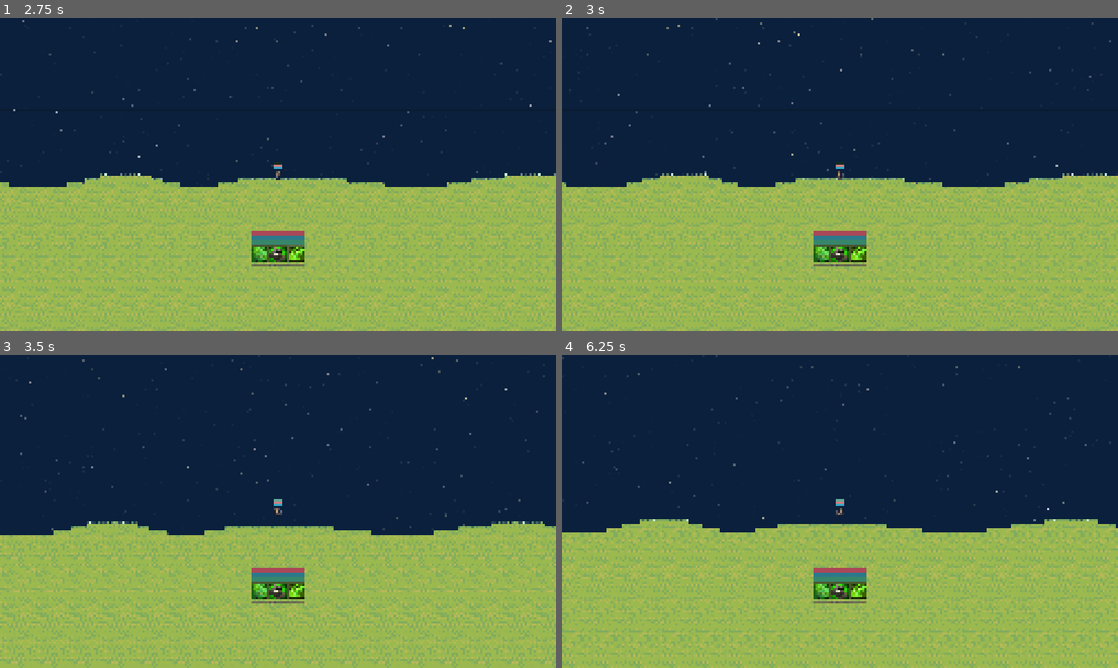
Above: before the commit, frames 1-4 (two rows, left to right).
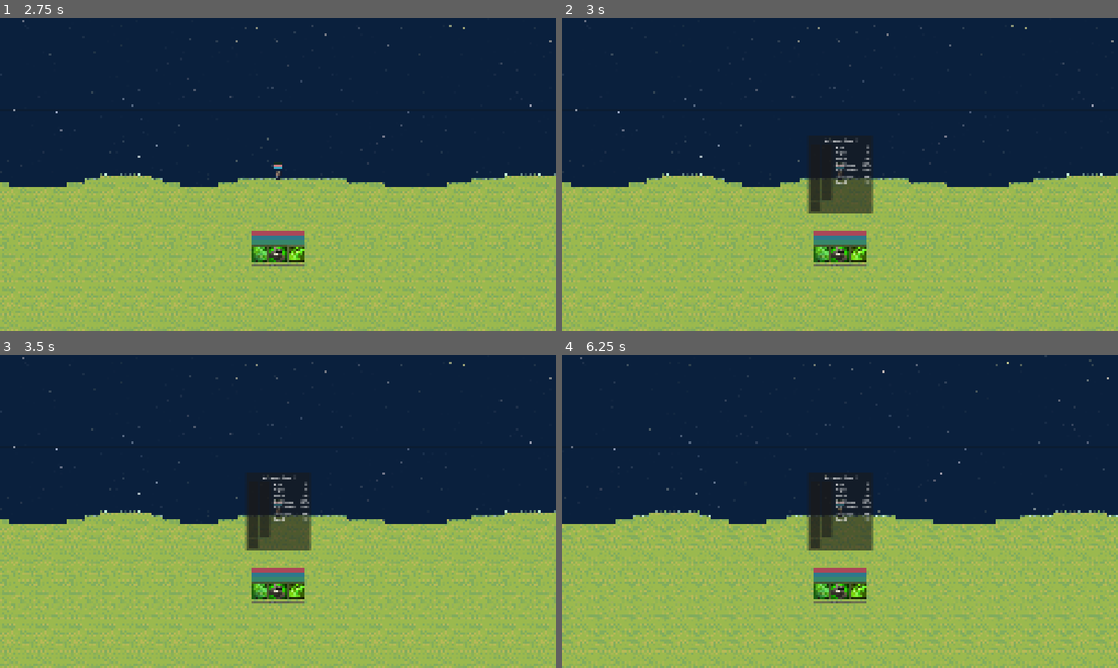
Above: after the commit, the same moments.

Repository: NicholasIzosimov/2D-Platformer
Game: Godot game, scene res://Scenes/combat_scene.tscn
Same seed, same stepped clock (60 frames per second), same inputs: the game is played once before the commit and once after it.
Inputs (mouse positions are in pixels of both pictures, inside the frame that each line leads up to):
- Up to frame 1 (2.75 s): click (261, 252) at 0.5 s; click (278, 252) at 1.27 s; click (294, 252) at 2.02 s
- Up to frame 2 (3 s): tap Enter at 2.75 s; move the mouse to (962, 158) at 2.77 s; hold Right (move_right) from 2.78 s (still down); hold C (character_pane, bound only after the commit) from 2.78 s (still down); click (962, 158) at 2.92 s
- Up to frame 3 (3.5 s): keep holding Right (move_right); keep holding C (character_pane, bound only after the commit); tap Space (jump) at 3.02 s
- Up to frame 4 (6.25 s): release Right (move_right) at 3.5 s; release C (character_pane, bound only after the commit) at 3.5 s; drag from (728, 527) to (840, 502) at 3.52 s; tap Space (jump) at 4.25, 6.02 s; move the mouse to (895, 442) at 4.27 s; hold Right (move_right) 4.28-5 s; hold C (character_pane, bound only after the commit) 4.28-5 s; tap Tab (tab_target) at 4.35 s; drag from (812, 574) to (840, 511) at 5.02 s; tap Enter at 5.75 s; move the mouse to (1006, 558) at 5.77 s; hold A (move_left) from 5.78 s (still down); hold C (character_pane, bound only after the commit) from 5.78 s (still down)

Frame 1 is identical in both runs. In frame 2, 11% of the frame differs, in the area x 0-100%, y 0-100%; in frame 3, 17%; in frame 4, 19%.

Commit message:
Character pane, stats list, vigor

Diff:
--- a/Resources/Classes/malefactor.tres
+++ b/Resources/Classes/malefactor.tres
@@ -12,5 +12,5 @@
 name = "Malefactor"
 abilities = Array[ExtResource("1_ypp7p")]([ExtResource("2_s82rk"), ExtResource("4_s82rk"), ExtResource("3_slkvj")])
 power = ExtResource("5_m5ek2")
-primary_stat_name = "Virulence"
+primary_stat_name = "Magic"
 metadata/_custom_type_script = "uid://bblgktlu50lqb"
--- a/Resources/Powers/bile.tres
+++ b/Resources/Powers/bile.tres
@@ -4,5 +4,5 @@
 
 [resource]
 script = ExtResource("1_4ithy")
-name = "Bile"
+name = "Mana"
 metadata/_custom_type_script = "uid://s0hm6vu1m0mo"
--- /dev/null
+++ b/Scenes/character_pane.tscn
@@ -0,0 +1,53 @@
+[gd_scene format=3 uid="uid://dy7tq4pgrtl6q"]
+
+[ext_resource type="Script" uid="uid://chxuxur83wgkd" path="res://Scripts/character_pane.gd" id="1_um2kk"]
+[ext_resource type="PackedScene" uid="uid://cr3sddidhicqq" path="res://Scenes/gear_slot.tscn" id="2_0w2kf"]
+
+[node name="CharacterPane" type="PanelContainer" unique_id=1357765377]
+anchors_preset = 8
+anchor_left = 0.5
+anchor_top = 0.5
+anchor_right = 0.5
+anchor_bottom = 0.5
+offset_left = -50.5
+offset_top = -27.5
+offset_right = 50.5
+offset_bottom = 27.5
+grow_horizontal = 2
+grow_vertical = 2
+script = ExtResource("1_um2kk")
+gear_slot_scene = ExtResource("2_0w2kf")
+slot_order = Array[int]([0, 1, 2, 3, 4, 5, 6, 7, 8, 9, 10])
+
+[node name="MarginContainer" type="MarginContainer" parent="." unique_id=1764790240]
+layout_mode = 2
+theme_override_constants/margin_left = 12
+theme_override_constants/margin_top = 12
+theme_override_constants/margin_right = 12
+theme_override_constants/margin_bottom = 12
+
+[node name="Layout" type="VBoxContainer" parent="MarginContainer" unique_id=205596124]
+layout_mode = 2
+theme_override_constants/separation = 8
+
+[node name="Title" type="Label" parent="MarginContainer/Layout" unique_id=211798060]
+unique_name_in_owner = true
+layout_mode = 2
+text = "Character"
+horizontal_alignment = 1
+
+[node name="Body" type="HBoxContainer" parent="MarginContainer/Layout" unique_id=1586254438]
+layout_mode = 2
+theme_override_constants/separation = 16
+
+[node name="GearSlots" type="GridContainer" parent="MarginContainer/Layout/Body" unique_id=619495329]
+unique_name_in_owner = true
+layout_mode = 2
+theme_override_constants/h_separation = 4
+theme_override_constants/v_separation = 4
+columns = 2
+
+[node name="Stats" type="GridContainer" parent="MarginContainer/Layout/Body" unique_id=559127851]
+unique_name_in_owner = true
+layout_mode = 2
+columns = 2
--- a/Scenes/combat_scene.tscn
+++ b/Scenes/combat_scene.tscn
@@ -6,6 +6,7 @@
 [ext_resource type="PackedScene" uid="uid://b0eqcr5beyybg" path="res://Scenes/Enemy.tscn" id="2_2ip8y"]
 [ext_resource type="Script" uid="uid://c1f27rlg282ua" path="res://Scripts/error_text.gd" id="2_vtehv"]
 [ext_resource type="Script" uid="uid://cqlwpi23btuns" path="res://Scripts/player_combat_controller.gd" id="4_7uj85"]
+[ext_resource type="PackedScene" uid="uid://dy7tq4pgrtl6q" path="res://Scenes/character_pane.tscn" id="4_efsqc"]
 [ext_resource type="Script" uid="uid://yti72ecb3xss" path="res://Scripts/enemy_spawner.gd" id="6_vtehv"]
 [ext_resource type="Script" uid="uid://yon5ea1deaj3" path="res://Scripts/debug_tools.gd" id="7_loea4"]
 [ext_resource type="Texture2D" uid="uid://h0prnvh3rwo0" path="res://Assets/Tiny Swords (Free Pack)/Terrain/Tileset/Tilemap_color1.png" id="8_sv7pb"]
@@ -131,6 +132,8 @@
 anchors_preset = -1
 offset_bottom = -275.0
 
+[node name="CharacterPane" parent="CanvasLayer" unique_id=1357765377 instance=ExtResource("4_efsqc")]
+
 [node name="ErrorText" type="Label" parent="CanvasLayer" unique_id=1617025841]
 anchors_preset = -1
 anchor_left = 0.5
--- a/Scripts/ResourceScripts/unit_data.gd
+++ b/Scripts/ResourceScripts/unit_data.gd
@@ -17,3 +17,4 @@
 @export var base_move_speed: float
 @export var base_haste: float
 @export var xp_reward: float = 10.0
+@export var base_vigor: float = 0.0
--- a/Scripts/ResourceScripts/unit_stats.gd
+++ b/Scripts/ResourceScripts/unit_stats.gd
@@ -2,6 +2,7 @@
 
 const ARMOR_K: float = 400.0
 const ARMOR_MAX: float = 0.75
+const HEALTH_PER_VIGOR: float = 10.0
 @export var unit_data: UnitData
 var current_primary_stat: float
 var power_data: PowerData
@@ -10,6 +11,7 @@
 var current_power_generation: float
 var current_health: float
 var max_health: float
+var current_vigor: float
 var current_armor: float
 var current_block_chance: float
 var current_crit_chance: float
@@ -30,8 +32,9 @@
 signal attack_missed
 
 func _ready() -> void:
-	current_health = unit_data.base_health
-	max_health = unit_data.base_health
+	current_vigor = unit_data.base_vigor
+	max_health = unit_data.base_health + current_vigor * HEALTH_PER_VIGOR
+	current_health = max_health
 	current_primary_stat = unit_data.base_primary_stat
 	current_armor = unit_data.base_armor
 	current_damage_reduction = unit_data.base_damage_reduction
@@ -90,12 +93,14 @@
 	current_damage_reduction += amount
 func modify_primary_stat(amount: float) -> void:
 	current_primary_stat += amount
+func modify_vigor(amount: float) -> void:
+	current_vigor += amount
+	modify_max_health(amount * HEALTH_PER_VIGOR)
 
 func take_damage(raw_damage: float, crit_multiplier: float = 1.0) -> void:
 	if is_dead:
 		return
-	var armor: float = max(current_armor, 0.0)
-	var armor_reduction: float = ARMOR_MAX * armor / (armor + ARMOR_K)
+	var armor_reduction: float = get_armor_reduction()
 	var damage: float = raw_damage * crit_multiplier
 	damage *= 1.0 - armor_reduction
 	damage *= 1.0 - clamp(current_damage_reduction, 0.0, 100.0) / 100.0
@@ -115,3 +120,7 @@
 		return
 	current_health = max_health
 	health_changed.emit(0.0)
+
+func get_armor_reduction() -> float:
+	var armor: float = max(current_armor, 0.0)
+	return ARMOR_MAX * armor / (armor + ARMOR_K)
--- a/Scripts/States/player_state.gd
+++ b/Scripts/States/player_state.gd
@@ -22,6 +22,7 @@
 var level: int = 1
 var xp: float = 0.0
 var talent_points: int = 0
+var bonus_vigor: float = 0.0
 
 const XP_BASE: float = 100.0
 const XP_GROWTH: float = 1.5
--- a/Scripts/States/player_state_loader.gd
+++ b/Scripts/States/player_state_loader.gd
@@ -6,6 +6,7 @@
 	stats.set_power_data(PlayerState.class_data.power)
 	stats.max_health += PlayerState.bonus_health
 	stats.current_health += PlayerState.bonus_health
+	stats.modify_vigor(PlayerState.bonus_vigor)
 	stats.modify_armor(PlayerState.bonus_armor)
 	stats.modify_primary_stat(PlayerState.bonus_primary_stat)
 	stats.modify_damage_reduction(PlayerState.bonus_damage_reduction)
--- /dev/null
+++ b/Scripts/character_pane.gd
@@ -0,0 +1,61 @@
+extends PanelContainer
+
+@export var gear_slot_scene: PackedScene
+@export var slot_order: Array[ItemData.Slot] = []
+
+var slots: Dictionary = {}
+
+func _ready() -> void:
+	visible = false
+	process_mode = Node.PROCESS_MODE_ALWAYS
+	for slot_type in slot_order:
+		var gear_slot = gear_slot_scene.instantiate()
+		gear_slot.slot = slot_type
+		%GearSlots.add_child(gear_slot)
+		slots[slot_type] = gear_slot
+
+func _unhandled_input(event: InputEvent) -> void:
+	if event.is_action_pressed("character_pane") or (visible and event.is_action_pressed("ui_cancel")):
+		toggle()
+		get_viewport().set_input_as_handled()
+
+func toggle() -> void:
+	visible = not visible
+	get_tree().paused = visible
+	if visible:
+		refresh()
+
+func refresh() -> void:
+	%Title.text = "%s - Level %d" % [PlayerState.class_data.name, PlayerState.level]
+	for child in %Stats.get_children():
+		%Stats.remove_child(child)
+		child.queue_free()
+	var player = get_tree().get_first_node_in_group("player")
+	var stats = player.get_node("UnitStats")
+	var combat = player.get_node("CombatHandler")
+	var endurance = player.get_node("Endurance")
+	var class_data: ClassData = PlayerState.class_data
+
+	#Character Pane Stat Display Text
+	add_row("Vigor", "%d" % stats.current_vigor)
+	#add_row("Max " + stats.power_data.name, "%d" % stats.max_power)
+	add_row(class_data.primary_stat_name, "%d" % stats.current_primary_stat)
+	add_row("Armor", "%d" % stats.current_armor)
+	#add_row("Damage Reduction", "%.1f%%" % stats.current_damage_reduction)
+	add_row("Crit Chance", "%.1f%%" % stats.current_crit_chance)
+	#add_row("Crit Damage", "x%.2f - x%.2f" % [combat.CRIT_MIN + stats.current_crit_damage, combat.CRIT_MAX + stats.current_crit_damage])
+	add_row("Miss Chance", "%.1f%%" % stats.current_miss_chance)
+	#add_row("Endurance", "%d  (+%s/s)" % [endurance.max_endurance, endurance.endurance_regen])
+	add_row("Endurance", "(+%s/s)" % endurance.endurance_regen)
+	add_row("Speed", "%d" % player.walk_speed)
+	#add_row("Talent Points", str(PlayerState.talent_points))
+	#add_row("Gold", str(PlayerState.gold))
+
+func add_row(label_text: String, value_text: String) -> void:
+	var label := Label.new()
+	label.text = label_text
+	%Stats.add_child(label)
+	var value := Label.new()
+	value.text = value_text
+	value.horizontal_alignment = HORIZONTAL_ALIGNMENT_RIGHT
+	%Stats.add_child(value)
--- a/Scripts/combat_handler.gd
+++ b/Scripts/combat_handler.gd
@@ -88,7 +88,7 @@
 	if ability.cooldown > 0:
 		ability_cooldowns[ability] = true
 		cooldown_started.emit(ability, ability.cooldown)
-		get_tree().create_timer(ability.cooldown).timeout.connect(_end_cooldown.bind(ability))
+		get_tree().create_timer(ability.cooldown, false).timeout.connect(_end_cooldown.bind(ability))
 
 func cast_cancel() -> void:
 	if is_casting and cast_timer:
--- a/project.godot
+++ b/project.godot
@@ -92,6 +92,11 @@
 "events": [Object(InputEventKey,"resource_local_to_scene":false,"resource_name":"","device":16,"window_id":0,"alt_press …(195 unchanged characters)…
 ]
 }
+character_pane={
+"deadzone": 0.2,
+"events": [Object(InputEventKey,"resource_local_to_scene":false,"resource_name":"","device":16,"window_id":0,"alt_pressed":false,"shift_pressed":false,"ctrl_pressed":false,"meta_pressed":false,"pressed":false,"keycode":0,"physical_keycode":67,"key_label":0,"unicode":0,"location":0,"echo":false,"script":null)
+]
+}
 
 [layer_names]
 
Not shown, added: Scripts/character_pane.gd.uid
